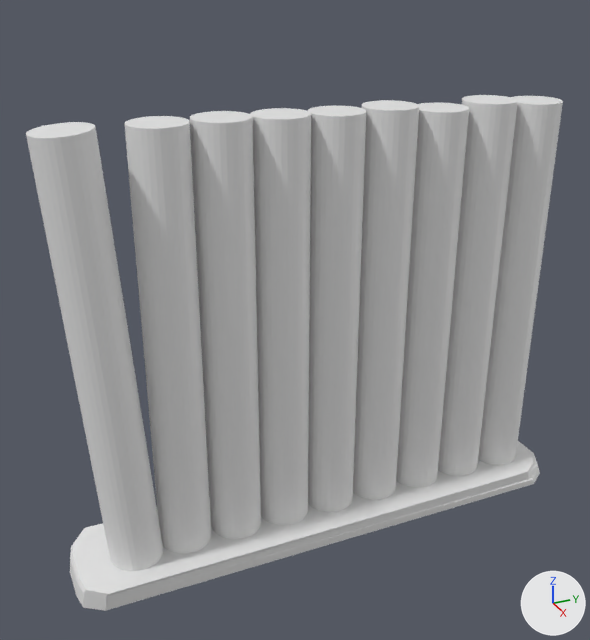
Renders of the Blender file Assets/Models/woodenwall.blend from each side of a commit.
The view is the same before and after, from a camera (50 mm lens) standing at (10.77, -2.85, 9.19) and looking at (-0.15, 2.06, 3.73). The lights are fixed; the arrows at lower right show +X, +Y and +Z.
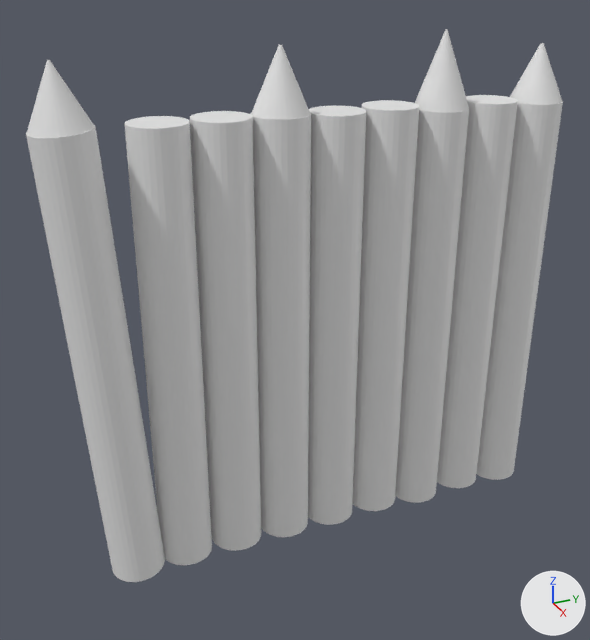
Location of each change, [x1, y1, x2, y2] in pixels of the pictures (590 x 640 px):
'Cylinder', reshaped (16% taller): before [26, 95, 563, 571]; after [26, 29, 563, 582]
'Cube', deleted: before [70, 441, 540, 611]
part 1 of me_cylinder, built on: before [26, 96, 563, 518]; after [26, 29, 563, 529]

The edits, one by one:
me_cylinder is used by ob_cylinder; location (0.0, 0.0, 0.0).
me_cylinder had 576 vertices, 306 faces and spanned x -0.44..0.5, y -1.71..6.69, z -0.19..7.11.
me_cylinder now has 1024 vertices, 754 faces and spans x -0.44..0.5, y -1.71..6.69, z -0.19..8.07.
me_cylinder part 1: 8 vertices moved within x -0.39..0.42, y -1.58..6.42, z 6.92..7.1; 448 vertices added at x -0.43..0.49, y -1.7..6.68, z 6.92..8.07.
Object 'Cube' (ob_cube) is deleted.
